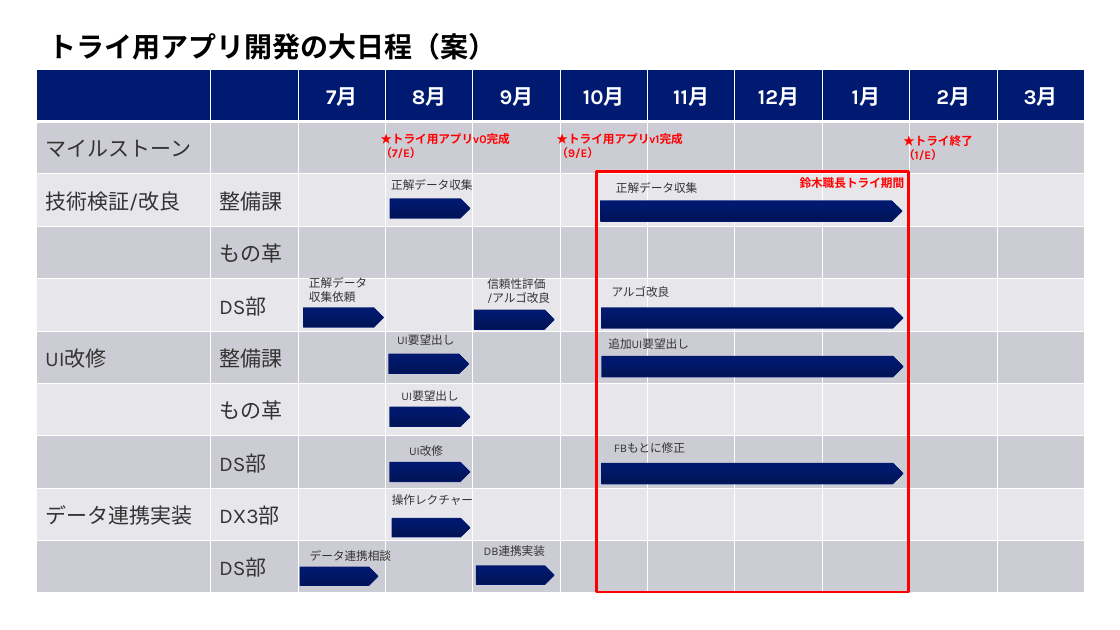
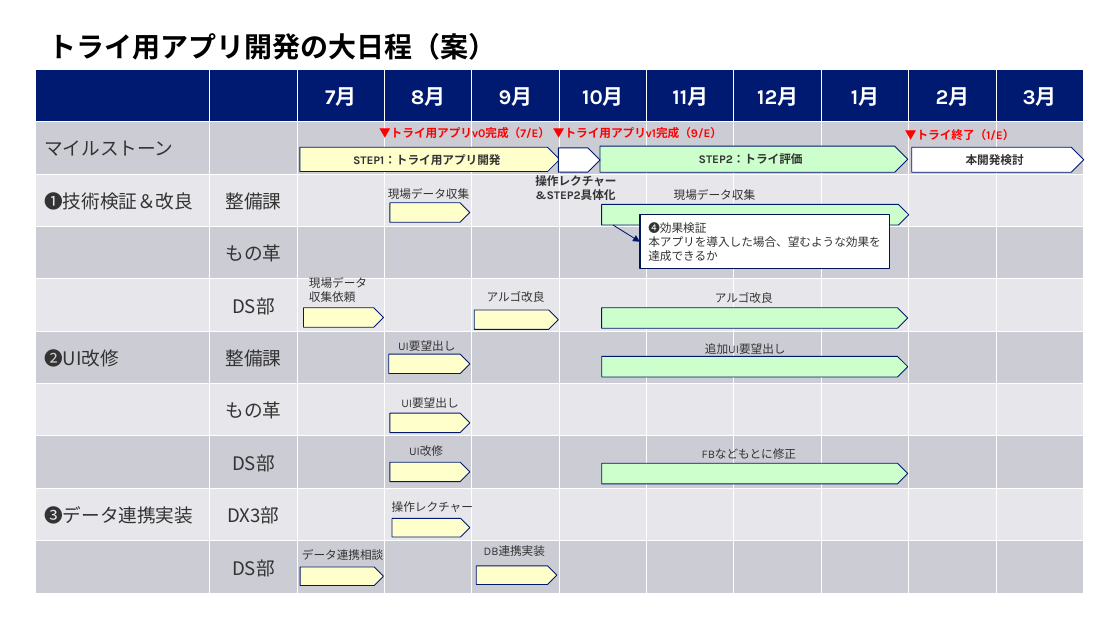
Before and after one commit to okayuuki/taiko, a slide deck: slide 4 of 20240712/開発日程.pptx (slide 3 before the commit). Drawn at 1120x630 pixels with LibreOffice and Linux fonts; fonts in the diff are those of the drawing; background and template pictures are left out. Boxes give left, top, right and bottom in pixels: in the first picture for what was removed or moved away, otherwise in the second. Text is boxed around its words. In the diff, an @@ line names an element or a change of style, - is before the commit and + after.

```diff
--- a/20240712/開発日程.pptx
+++ b/20240712/開発日程.pptx
@@ table at box(36, 69, 1084, 593) @@
-row 3, column 1: 技術検証/改良
+row 3, column 1: ❶技術検証＆改良
-row 6, column 1: UI改修
+row 6, column 1: ❷UI改修
-row 9, column 1: データ連携実装
+row 9, column 1: ❸データ連携実装
@@ size 18 to 16 pt, font Karla to Noto Sans CJK JP in "マイルストーン", "整備課", "もの革", "DS部" and 5 more places @@
@@ alignment left to centre @@
@@ borders changed @@
@@ pentagon arrow added at box(300, 147, 560, 171), fill #FFFFCC, outline #00196F 0.75 pt, 10 pt, text #333333, bold @@
+STEP1：トライ用アプリ開発
@@ text at box(379, 125, 550, 141): text changed @@
-★トライ用アプリv0完成
-（7/E）
+▼トライ用アプリv0完成（7/E）
@@ text at box(553, 125, 722, 141): text changed @@
-★トライ用アプリv1完成
-（9/E）
+▼トライ用アプリv1完成（9/E）
@@ pentagon arrow added at box(559, 148, 601, 172), fill #FFFFFF, outline #00196F 0.75 pt @@
@@ pentagon arrow added at box(600, 146, 907, 172), fill #CCFFCC, outline #00196F 0.75 pt, 10 pt, text #333333, bold @@
+STEP2：トライ評価
@@ text at box(905, 127, 1014, 143): text changed @@
-★トライ終了
-（1/E）
+▼トライ終了（1/E）
@@ pentagon arrow added at box(912, 147, 1084, 172), fill #FFFFFF, outline #00196F 0.75 pt, 10 pt, text #333333, bold @@
+本開発検討
@@ text added at box(535, 175, 616, 200), 10 pt, text #333333, bold @@
+操作レクチャー
+&STEP2具体化
@@ rectangle removed at box(597, 171, 909, 592) @@
@@ text removed at box(800, 177, 905, 188) @@
-鈴木職長トライ期間
@@ text at box(388, 188, 469, 199): text changed @@
-正解データ収集
+現場データ収集
@@ fill gradient #001355 to #00196E to #00196F to #CCFFCC in 4 elements at box(602, 356, 907, 377), box(602, 464, 907, 485), box(602, 308, 907, 329), box(602, 204, 909, 225) @@
@@ pentagon arrow: place and size @@
-pentagon arrow at box(601, 201, 902, 222)
+pentagon arrow at box(602, 204, 909, 225)
@@ text at box(674, 189, 755, 200): text changed @@
-正解データ収集
+現場データ収集
@@ arrow added from (613, 225) to (640, 242), #00196F 0.75 pt @@
@@ rectangle added at box(640, 215, 890, 270), fill #FFFFFF, outline #001354 1 pt, 10 pt, text #333333 @@
+❹効果検証
+本アプリを導入した場合、望むような効果を達成できるか
@@ text at box(309, 277, 367, 288): text changed @@
-正解データ
+現場データ
@@ text at box(487, 291, 545, 302): text changed @@
-信頼性評価
-/アルゴ改良
+アルゴ改良
@@ text "アルゴ改良": place and size @@
-text "アルゴ改良" at box(612, 286, 670, 297)
+text "アルゴ改良" at box(715, 292, 773, 303)
@@ pentagon arrow: place and size @@
-pentagon arrow at box(475, 310, 555, 329)
+pentagon arrow at box(475, 310, 559, 329)
@@ pentagon arrow: place and size @@
-pentagon arrow at box(602, 308, 903, 329)
+pentagon arrow at box(602, 308, 907, 329)
@@ pentagon arrow: place and size @@
-pentagon arrow at box(602, 356, 903, 377)
+pentagon arrow at box(602, 356, 907, 377)
@@ text "追加UI要望出し": place and size @@
-text "追加UI要望出し" at box(608, 336, 689, 352)
+text "追加UI要望出し" at box(705, 341, 786, 357)
@@ 2 texts, 2 pentagon arrows: place and size @@
-2 texts, 2 pentagon arrows at box(390, 199, 470, 427)
+2 texts, 2 pentagon arrows at box(390, 202, 470, 433)
@@ text at box(702, 448, 796, 462): text changed @@
-FBもとに修正
+FBなどもとに修正
@@ pentagon arrow: place and size @@
-pentagon arrow at box(602, 464, 903, 485)
+pentagon arrow at box(602, 464, 907, 485)
@@ text "操作レクチャー": place and size @@
-text "操作レクチャー" at box(392, 494, 473, 505)
+text "操作レクチャー" at box(392, 501, 473, 512)
@@ text "データ連携相談" rewrapped from box(310, 548, 391, 564) to box(302, 549, 383, 560) @@
@@ fill gradient #001355 to #00196E to #00196F to #FFFFCC in 9 elements at box(392, 518, 471, 537), box(303, 308, 383, 327), box(390, 462, 470, 481), box(389, 355, 471, 374), box(390, 202, 470, 222), box(476, 566, 557, 585), box(390, 413, 470, 433), box(475, 310, 559, 329), box(300, 567, 383, 586) @@
@@ pentagon arrow: place and size @@
-pentagon arrow at box(300, 567, 378, 586)
+pentagon arrow at box(300, 567, 383, 586)
```
Also in this commit, not shown: 3 other slides changed, 3 slides added, 2 slides removed, 2 other files.
